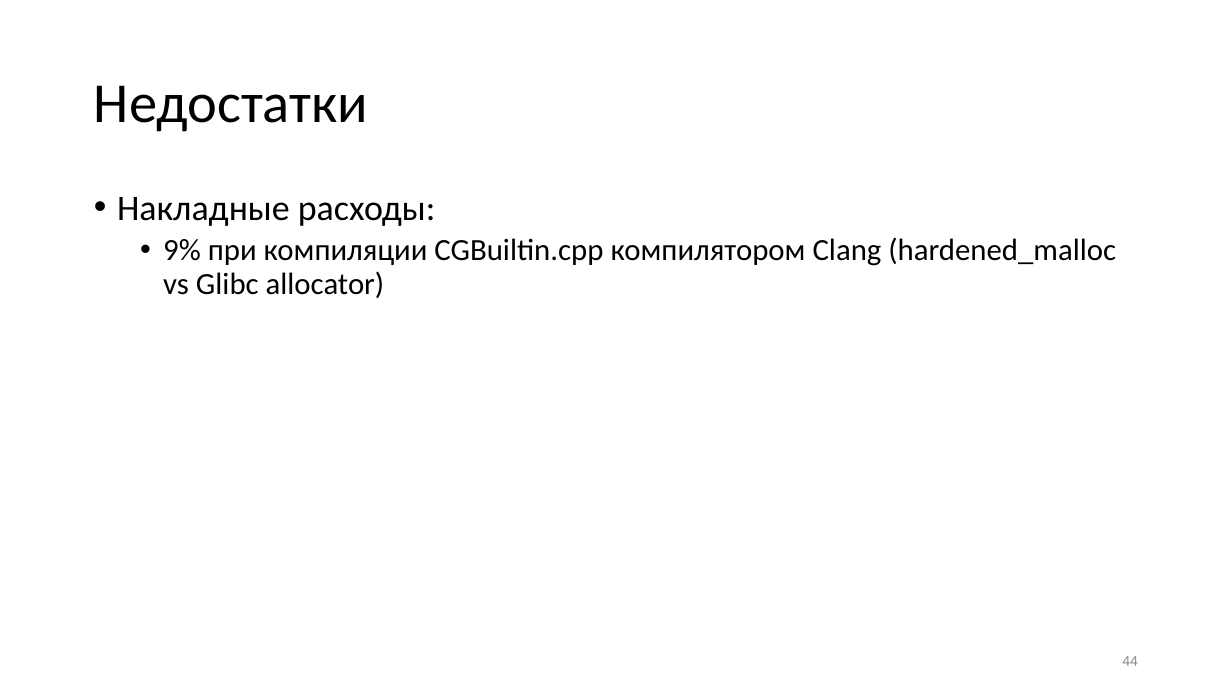
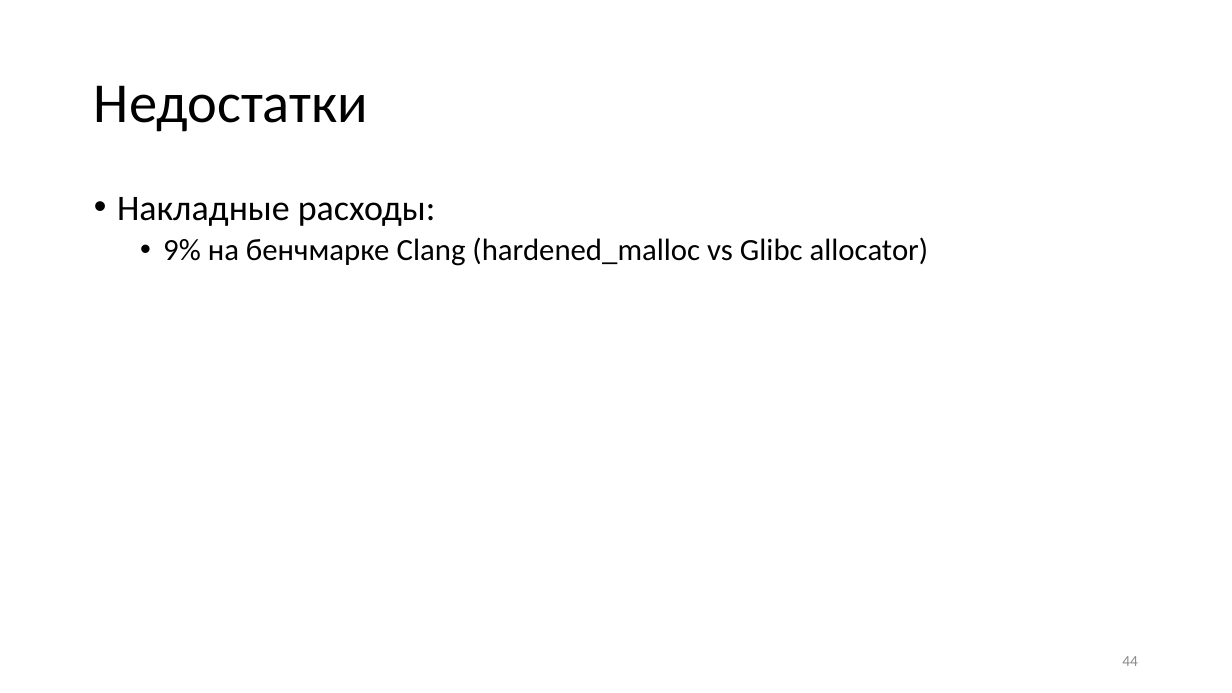
Before and after one commit to yugr/slides, a slide deck: slide 44 of CppZeroCost/2025/RU.pptx. Drawn at 1232x693 pixels with LibreOffice and Linux fonts; fonts in the diff are those of the drawing. Boxes give left, top, right and bottom in pixels: in the first picture for what was removed or moved away, otherwise in the second. Text is boxed around its words. In the diff, an @@ line names an element or a change of style, - is before the commit and + after.

```diff
--- a/CppZeroCost/2025/RU.pptx
+++ b/CppZeroCost/2025/RU.pptx
@@ text at box(163, 237, 929, 266): text changed @@
-  • 9% при компиляции CGBuiltin.cpp компилятором Clang (hardened_malloc vs Glibc allocator)
+  • 9% на бенчмарке Clang (hardened_malloc vs Glibc allocator)
```
Also in this commit, not shown: 14 other slides changed, 2 other files.
